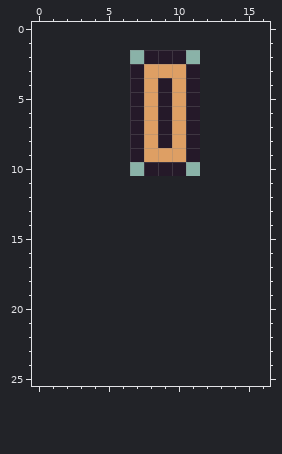
Two states of a pixel-art file, assets/gfx/HUD/experimental/final/slider.aseprite. That is the earlier state.
5x9 pixels, 1 frame. The old version is drawn lined up with the new one, on the new canvas.
And afterwards:
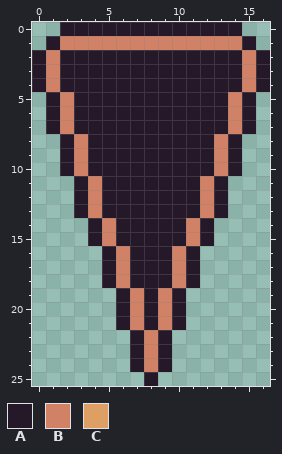
Palette (. is transparent): A #251929  B #d18166  C #de9f64
The exact change:
canvas 5x9 -> 17x26, the old top-left corner now at 7,2
@@ x 0..16 @@
- 0 .................
- 1 .................
- 2 ........AAA......
- 3 .......ACCCA.....
- 4 .......ACACA.....
- 5 .......ACACA.....
- 6 .......ACACA.....
- 7 .......ACACA.....
- 8 .......ACACA.....
- 9 .......ACCCA.....
-10 ........AAA......
-11 .................
-12 .................
-13 .................
-14 .................
-15 .................
-16 .................
-17 .................
-18 .................
-19 .................
-20 .................
-21 .................
-22 .................
-23 .................
-24 .................
-25 .................
+ 0 ..AAAAAAAAAAAAA..
+ 1 .ABBBBBBBBBBBBBA.
+ 2 ABAAAAAAAAAAAAABA
+ 3 ABAAAAAAAAAAAAABA
+ 4 ABAAAAAAAAAAAAABA
+ 5 .ABAAAAAAAAAAABA.
+ 6 .ABAAAAAAAAAAABA.
+ 7 .ABAAAAAAAAAAABA.
+ 8 ..ABAAAAAAAAABA..
+ 9 ..ABAAAAAAAAABA..
+10 ..ABAAAAAAAAABA..
+11 ...ABAAAAAAABA...
+12 ...ABAAAAAAABA...
+13 ...ABAAAAAAABA...
+14 ....ABAAAAABA....
+15 ....ABAAAAABA....
+16 .....ABAAABA.....
+17 .....ABAAABA.....
+18 .....ABAAABA.....
+19 ......ABABA......
+20 ......ABABA......
+21 ......ABABA......
+22 .......ABA.......
+23 .......ABA.......
+24 .......ABA.......
+25 ........A........
Where, in picture pixels (left, top, right, bottom), the same in both pictures:
changed: (32, 22, 270, 386)
